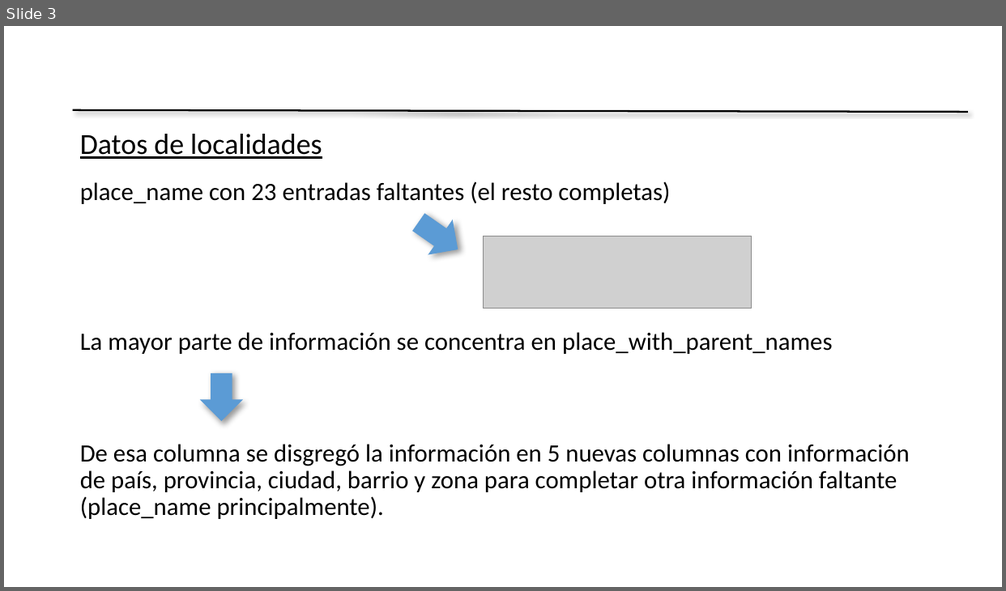
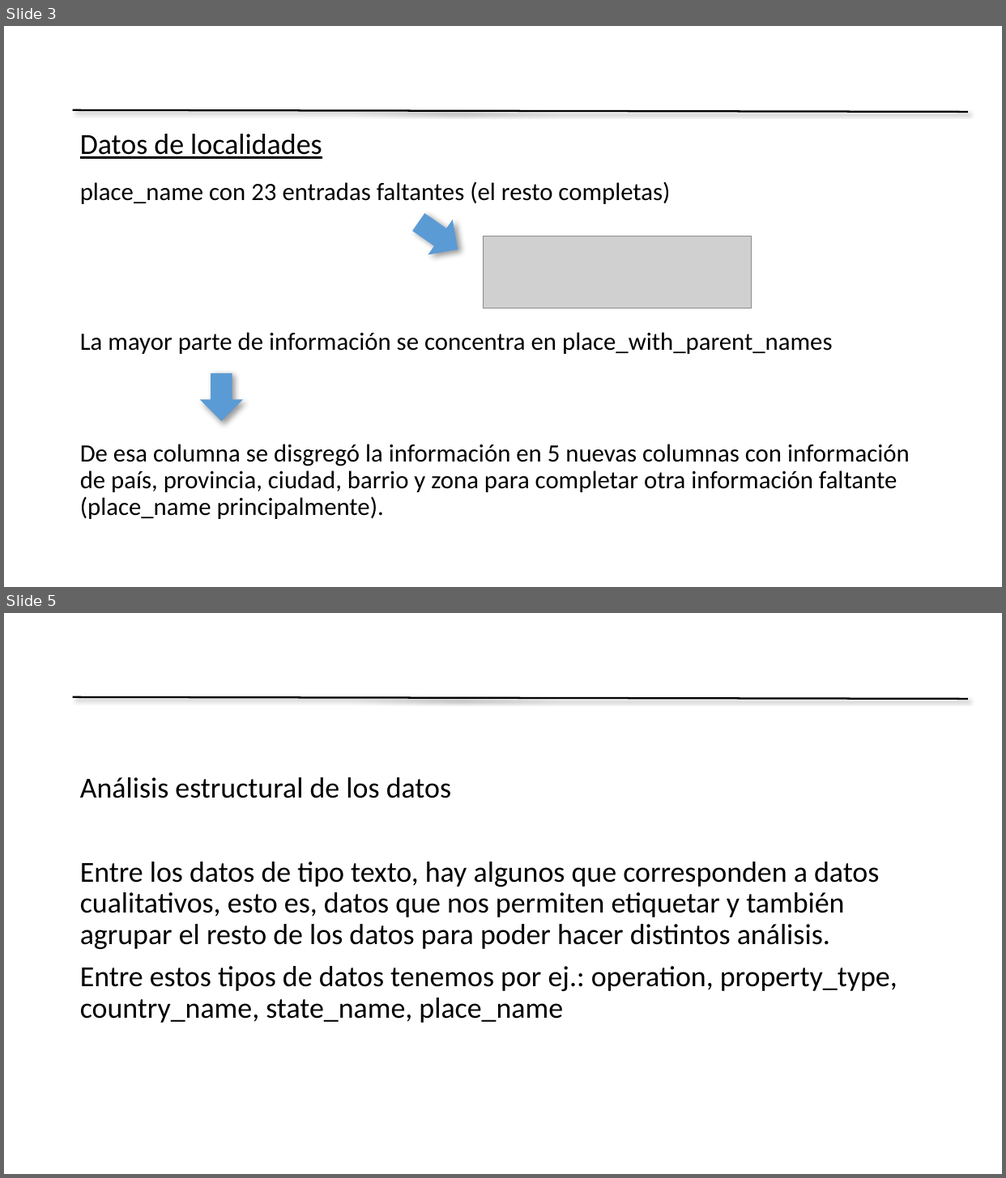
Before and after one commit to rdgagliano/DataScience-Grupo3, a slide deck: Presentation Desafio1 Grupo3.pptx. Shown one above the other, each under a label of ours: slide 3 before the commit, slides 3 and 5 after it; the slides between them are not shown. The pictures are 1006x591 and 1006x1178 pixels, drawn with LibreOffice and Linux fonts; fonts in the diff are those of the drawing; grey boxes stand for pictures; background and template pictures are left out. Boxes give left, top, right and bottom in pixels: in the first picture for what was removed or moved away, otherwise in the second. Text is boxed around its words. In the diff, an @@ line names an element or a change of style, - is before the commit and + after.

```diff
--- a/Presentation Desafio1 Grupo3.pptx
+++ b/Presentation Desafio1 Grupo3.pptx
@@ slide 5 added at (4,613,1002,1174), background picture (left out); not listed: 1 template element that a slide beside it also shows @@
@@ text added at (80,777,897,1023), 28 pt, text #000000 @@
+Análisis estructural de los datos
+Entre los datos de tipo texto, hay algunos que corresponden a datos cualitativos, esto es, datos que nos permiten etiquetar y también agrupar el resto de los datos para poder hacer distintos análisis.
+Entre estos tipos de datos tenemos por ej.: operation, property_type, country_name, state_name, place_name
```
Also in this commit, not shown: 8 other slides added, 4 slides removed.
